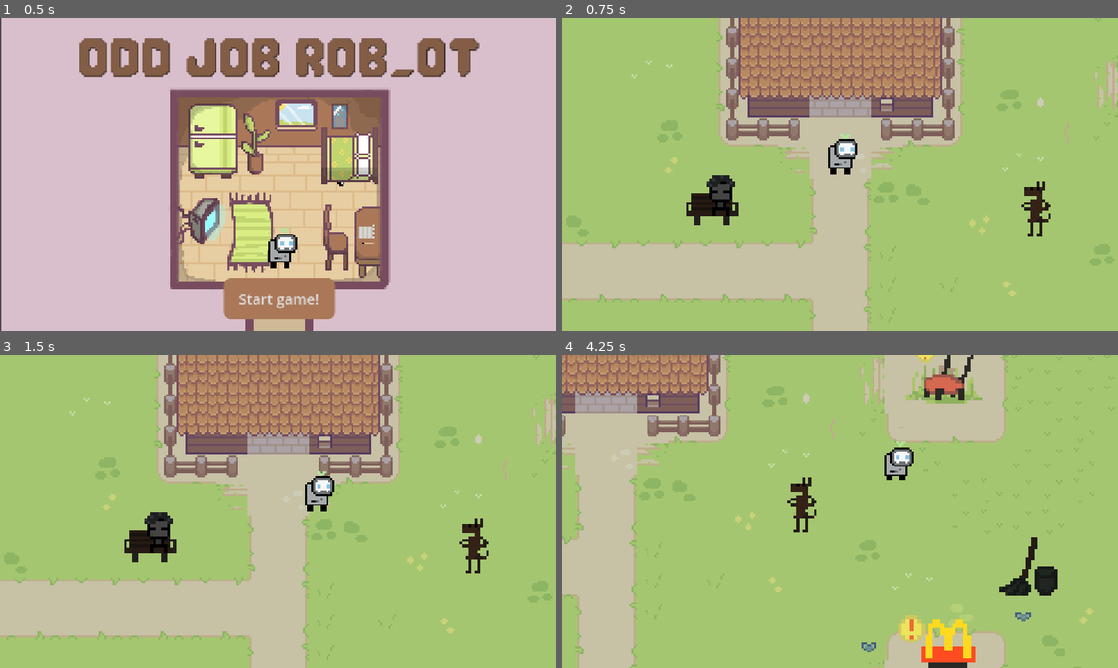
Above: before the commit, frames 1-4 (two rows, left to right).
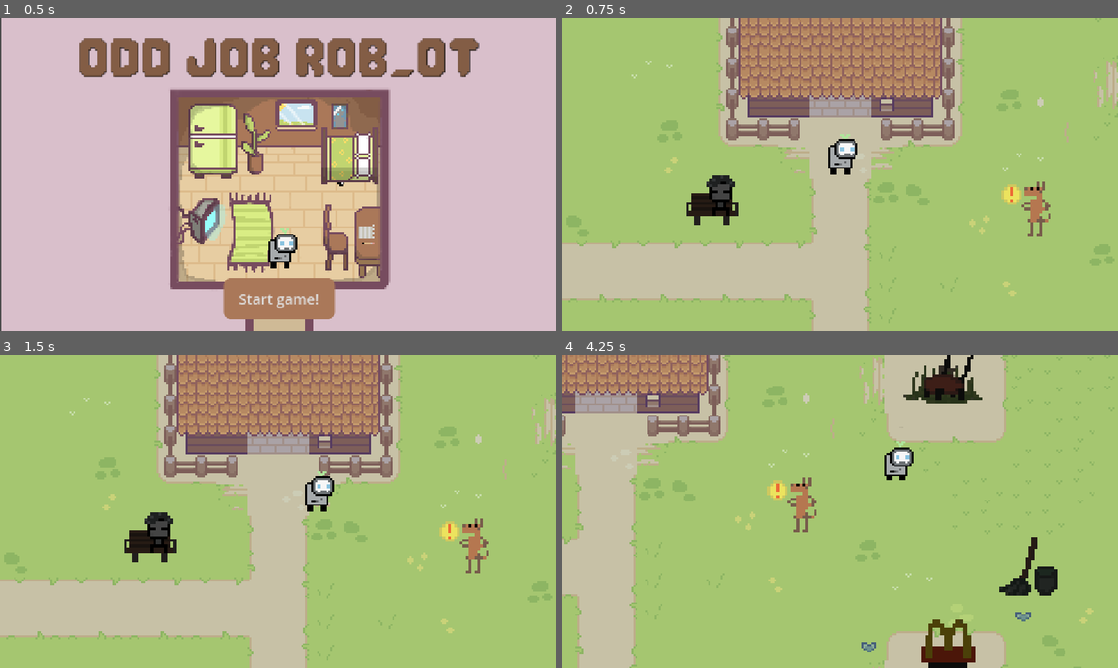
Above: after the commit, the same moments.

Repository: Ewie28/DDR
Game: Godot game, scene res://scenes/Bedroom.tscn
Two runs of this game, one before a commit and one after it. Both use one fixed random seed, a clock stepped at 60 frames per second and the inputs below. The project has no main scene, so this scene is started directly.
Inputs:
- Up to frame 1 (0.5 s): no input
- Up to frame 2 (0.75 s): click "Start game!" at 0.5 s
- Up to frame 3 (1.5 s): tap Enter at 1.25 s; hold Right (button_RIGHT) from 1.28 s (still down)
- Up to frame 4 (4.25 s): release Right (button_RIGHT) at 2.03 s; hold Down (button_DOWN) 2.03-2.78 s; hold Right (button_RIGHT) 2.78-3.53 s; hold Up (button_UP) from 3.53 s (still down)

Frame 1 is identical in both runs. In frame 2, 0.6% of the frame differs, in the area x 79-88%, y 52-70%; in frame 3, 0.6%; in frame 4, 3.1%, in the area x 36-76%, y 0-100%.

Commit message:
progress on days and fixing rhythm camera

Diff:
--- a/ddr/assets/missions/area_2d_cat.gd
+++ b/ddr/assets/missions/area_2d_cat.gd
@@ -7,10 +7,11 @@
 var base_rhythm_instance = null
 
 @export var day_active = 1  # The day this mission should be active
+var attempted = false  # Track if mission has been attempted today
 
 func update_active_state():
 	# Check the current day and enable/disable interactability accordingly
-	if Signals.current_day == day_active:
+	if Signals.current_day == day_active && attempted == false:
 		print("Setting active: true")
 		set_active(true)  # Clickable
 	else:
@@ -20,7 +21,7 @@
 func set_active(is_active: bool):
 	set_deferred("monitoring", is_active)  # Enable/disable collision detection
 	set_deferred("input_pickable", is_active)  # Enable/disable interactions
-	 # Find the AnimatedSprite2D and modify its appearance
+
 	var sprite = get_parent().get_node("Sprite2D")  # Move up to level_1_cat, then find Sprite2D
 	if sprite:
 		var texture_path = "res://mission_sprites/level1_cat.png" if is_active else "res://mission_sprites/level1_cat_grey.png"
@@ -29,7 +30,7 @@
 func _on_body_entered(body: Node2D) -> void:
 	print("Starting rhythm level: " + level_id)
 	Signals.desired_scene = "rhythm"
-
+	attempted = true
 	# Hide any UI that needs to be hidden
 	# get_tree().current_scene.visible = false
 
--- a/ddr/scenes/RhythmObjects/signals.gd
+++ b/ddr/scenes/RhythmObjects/signals.gd
@@ -2,7 +2,7 @@
 var rhythm_level_id = "default"
 
 #for missions
-var current_day = 1
+var current_day = 3
 var missions_attempted = 0
 const MAX_MISSIONS = 3
 
--- a/ddr/scenes/bedroom.gd
+++ b/ddr/scenes/bedroom.gd
@@ -1,4 +1,12 @@
 extends Control
+
+func _ready():
+	check_next_day()
+
+func check_next_day():
+	if Signals.missions_attempted >= Signals.MAX_MISSIONS:
+		Signals.next_day()
+		print("next day")
 
 #to go to outside
 func on_start_pressed() -> void:
